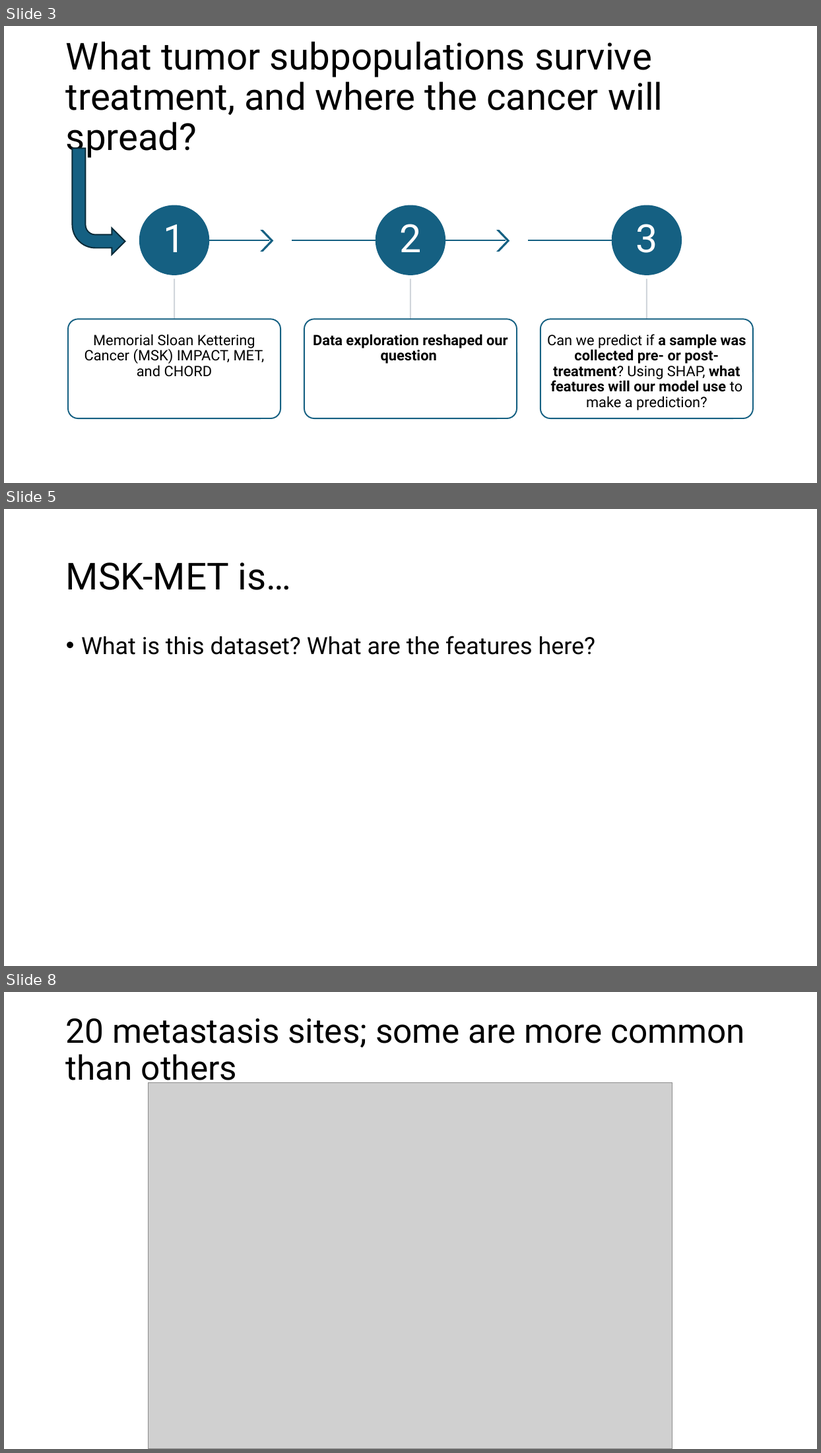
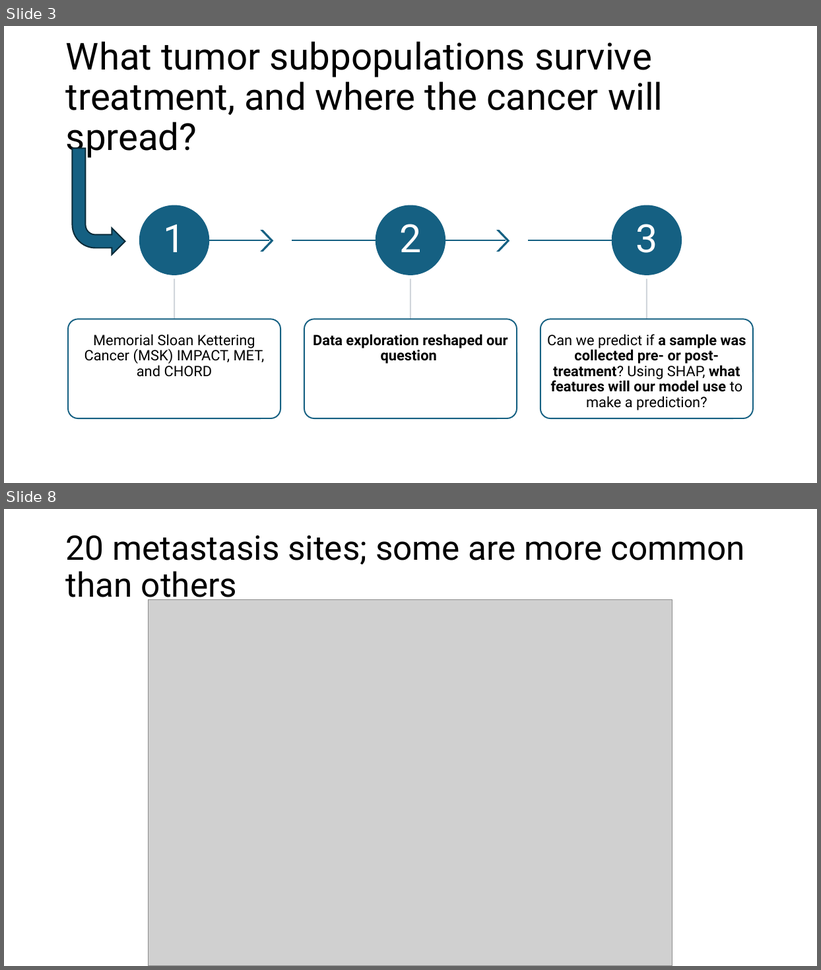
Before and after one commit to Hammerb88/AI-Health-Project, a slide deck: Demo 1.pptx. Shown one above the other, each under a label of ours: slides 3, 5 and 8 before the commit, slides 3 and 8 after it; the slides between them are not shown. The pictures are 821x1453 and 821x970 pixels, drawn with LibreOffice and Linux fonts; fonts in the diff are those of the drawing; grey boxes stand for pictures. Boxes give left, top, right and bottom in pixels: in the first picture for what was removed or moved away, otherwise in the second. Text is boxed around its words. In the diff, an @@ line names an element or a change of style, - is before the commit and + after.

```diff
--- a/Demo 1.pptx
+++ b/Demo 1.pptx
@@ slide 5 removed at <box>4,509,817,966</box>, background #FFFFFF @@
@@ title removed at <box>66,562,291,590</box> @@
-MSK-MET is…
@@ text removed at <box>81,636,596,655</box> @@
-• What is this dataset? What are the features here?
```
Also in this commit, not shown: 2 slides changed, 3 slides added, 2 other slides removed.
